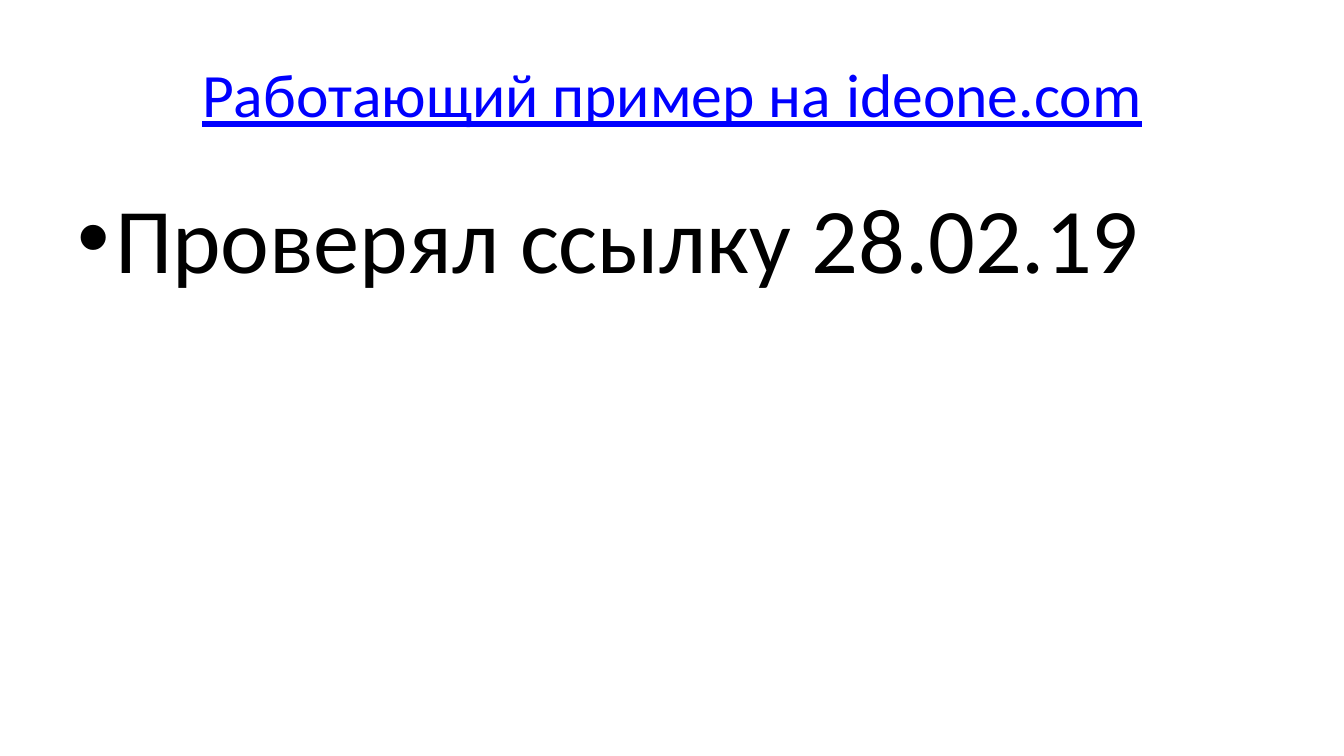
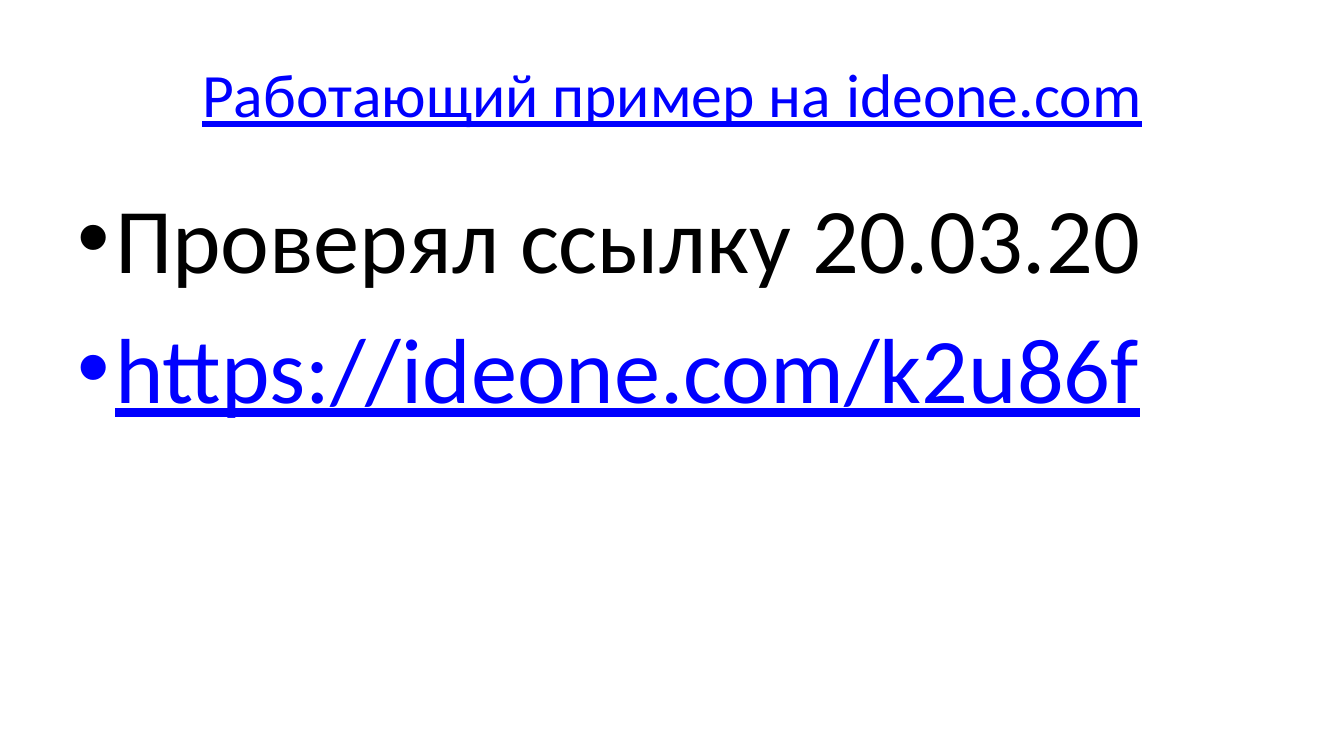
Before and after one commit to Evgueni-Petrov-aka-espetrov/Algorithms-and-Programming-in-C-pptx, a slide deck: slide 13 of 19 Б и КЧ деревья.pptx. Drawn at 1344x756 pixels with LibreOffice and Linux fonts; fonts in the diff are those of the drawing. Boxes give left, top, right and bottom in pixels: in the first picture for what was removed or moved away, otherwise in the second. Text is boxed around its words. In the diff, an @@ line names an element or a change of style, - is before the commit and + after.

```diff
--- a/19 Б и КЧ деревья.pptx
+++ b/19 Б и КЧ деревья.pptx
@@ text at (115, 213, 1139, 418): text changed; text colour #000000 to #0000FF @@
-• Проверял ссылку 28.02.19
+• Проверял ссылку 20.03.20
+• https://ideone.com/k2u86f
```
Also in this commit, not shown: 8 other slides changed.
